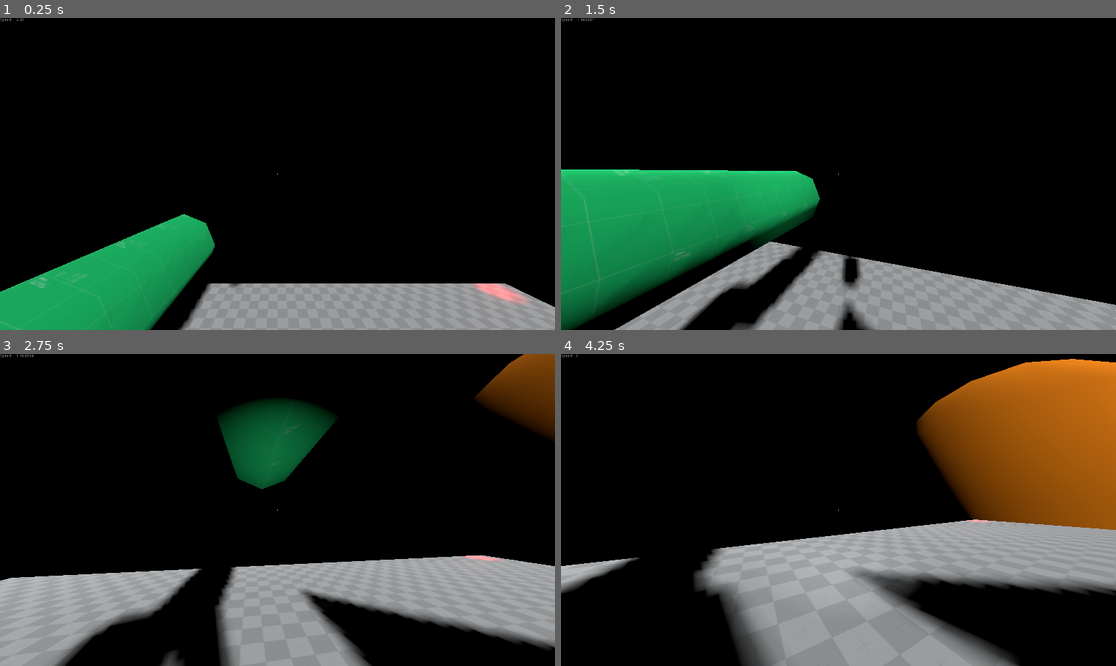
Above: before the commit, frames 1-4 (two rows, left to right).
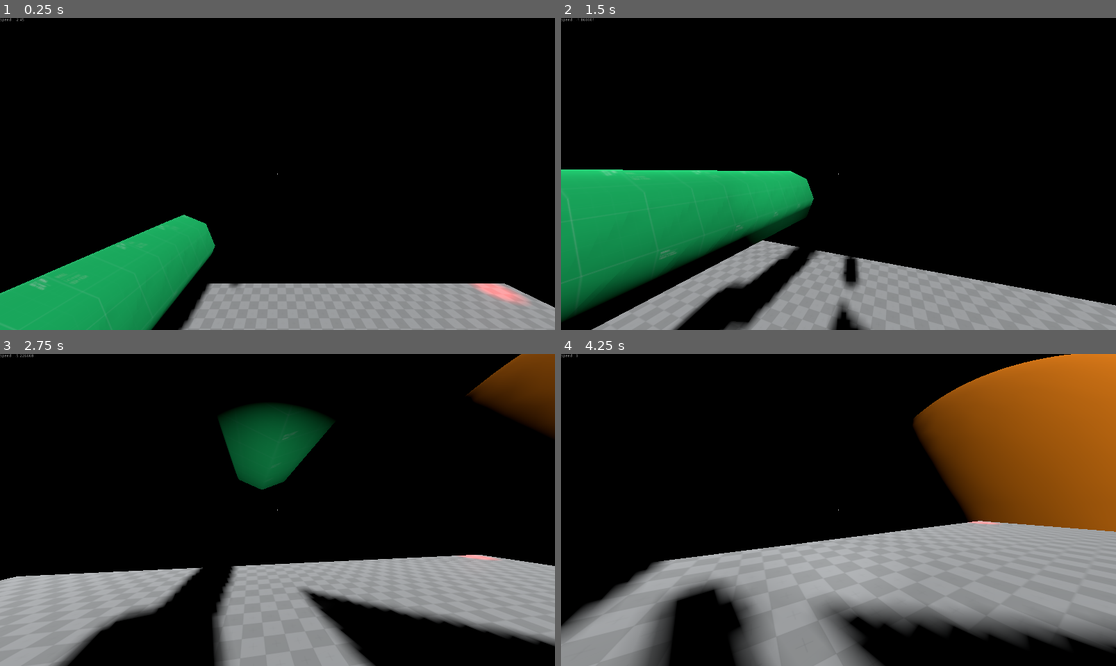
Above: after the commit, the same moments.

Repository: Telkan/Through-the-Heart-of-the-Giant
Game: Godot game, scene res://TestBench/Spatial.tscn
Two runs of this game, one before a commit and one after it. Both use one fixed random seed, a clock stepped at 60 frames per second and the inputs below.
Inputs (mouse positions are in pixels of both pictures, inside the frame that each line leads up to):
- Up to frame 1 (0.25 s): no input
- Up to frame 2 (1.5 s): move the mouse to (866, 174) at 0.52 s; press the mouse at (866, 174) at 0.53 s; tap Space (jump) at 0.77 s; tap D (d) at 0.8, 1.35 s; move the mouse to (810, 174) at 1.27 s; release the mouse at (810, 174) at 1.28 s
- Up to frame 3 (2.75 s): tap Space (jump) at 1.52 s; tap Q (q) at 1.55 s; move the mouse to (288, 503) at 2.02 s; hold Q (q) from 2.03 s (still down); tap S (s) at 2.3 s
- Up to frame 4 (4.25 s): move the mouse to (832, 516) at 2.77 s; release Q (q) at 2.78 s; tap S (s) at 2.85 s; tap Space (jump) at 3.02, 3.77 s; tap Z (z) at 3.05 s; move the mouse to (877, 513) at 3.52 s; hold Z (z) from 3.53 s (still down); click (877, 513) at 3.8 s

The runs differ from the first frame. In frame 1, 0.3% of the frame differs, in the area x 0-100%, y 62-100%; in frame 2, 5.5%; in frame 3, 2.9%; in frame 4, 21%, in the area x 0-100%, y 0-100%.

Commit message:
FUCK C PAS FACILE

Diff:
--- a/Player/FPS.gd
+++ b/Player/FPS.gd
@@ -2,7 +2,7 @@
 
 var speed = 7
 const ACCEL_DEFAULT = 20
-const ACCEL_AIR = 3
+const ACCEL_AIR = 10
 onready var accel = ACCEL_DEFAULT
 var gravity = 9.8
 var jump = 5
@@ -30,18 +30,8 @@
 		head.rotate_x(deg2rad(-event.relative.y * mouse_sense))
 		head.rotation.x = clamp(head.rotation.x, deg2rad(-89), deg2rad(89))
 
-func _process(delta):
-	#camera physics interpolation to reduce physics jitter on high refresh-rate monitors
-	if Engine.get_frames_per_second() > Engine.iterations_per_second:
-		camera.set_as_toplevel(true)
-		camera.global_transform.origin = camera.global_transform.origin.linear_interpolate(head.global_transform.origin, cam_accel * delta)
-		camera.rotation.y = rotation.y
-		camera.rotation.x = head.rotation.x
-	else:
-		camera.set_as_toplevel(false)
-		camera.global_transform = head.global_transform
+func _physics_process(delta):
 
-func _physics_process(delta):
 	#get keyboard input
 	direction = Vector3.ZERO
 	var h_rot = global_transform.basis.get_euler().y
@@ -70,9 +60,16 @@
 	#make it move
 	velocity = velocity.linear_interpolate(direction * speed, accel * delta)
 	movement = velocity + gravity_vec
-	movement += grapplingPull
-
+	#movement += grapplingPull
+	velocity += grapplingPull
 	if grapplingPull == Vector3.ZERO:
 		move_and_slide_with_snap(movement, snap, Vector3.UP)
+
 	else:
 		move_and_slide(movement, Vector3.UP)
+		gravity_vec = Vector3.ZERO
+
+	camera.set_as_toplevel(true)
+	camera.global_transform.origin = camera.global_transform.origin.linear_interpolate(head.global_transform.origin, cam_accel * delta)
+	camera.rotation.y = rotation.y
+	camera.rotation.x = head.rotation.x
--- a/Player/FPS.tscn
+++ b/Player/FPS.tscn
@@ -1,13 +1,19 @@
-[gd_scene load_steps=5 format=2]
+[gd_scene load_steps=7 format=2]
 
 [ext_resource path="res://Player/FPS.gd" type="Script" id=1]
 [ext_resource path="res://Player/GrappleCast.gd" type="Script" id=2]
+[ext_resource path="res://Ressource/kenney_prototype_textures/dark/texture_09.png" type="Texture" id=3]
 
 [sub_resource type="CapsuleShape" id=1]
 radius = 0.5
 
 [sub_resource type="CapsuleMesh" id=2]
 radius = 0.5
+
+[sub_resource type="SpatialMaterial" id=3]
+flags_world_triplanar = true
+albedo_texture = ExtResource( 3 )
+uv1_triplanar = true
 
 [node name="FPS" type="KinematicBody"]
 script = ExtResource( 1 )
@@ -36,3 +42,12 @@
 [node name="SpotLight" type="SpotLight" parent="Head"]
 spot_range = 6.3
 spot_angle = 35.9
+
+[node name="GrappleOrientation" type="Spatial" parent="Head"]
+transform = Transform( 1, 0, 0, 0, 1, 0, 0, 0, 1, 0, -0.747441, 0 )
+
+[node name="Grapple" type="CSGCylinder" parent="Head/GrappleOrientation"]
+transform = Transform( -4.37114e-08, 1, 0, -1, -4.37114e-08, 0, 0, 0, 1, 0, 0, 0 )
+radius = 0.1
+sides = 12
+material = SubResource( 3 )
--- a/Player/GrappleCast.gd
+++ b/Player/GrappleCast.gd
@@ -1,30 +1,41 @@
 extends RayCast
 onready var player = get_parent().get_parent()
-
+onready var grappleOrient = get_parent().find_node("GrappleOrientation")
+onready var grapple = grappleOrient.find_node("Grapple")
 # Declare member variables here. Examples:
 # var a = 2
 # var b = "text"
 var grapplingTarget = Vector3.INF
-var grapplingSpeed = 10
+var grapplingSpeed = 5
 # Called when the node enters the scene tree for the first time.
 func _ready():
 	pass # Replace with function body.
 
 func _process(_delta):
 	if(Input.is_action_just_pressed("GrapG")):
+		grapple.set_visible(true)
 		if(is_colliding()):
 			grapplingTarget = get_collision_point()
 	if(Input.is_action_pressed("GrapG")):
-		grapplingSpeed += 50 *_delta
+		grapplingSpeed += 1 *_delta
 	if(Input.is_action_just_released("GrapG")):
+		grapple.set_visible(false)
 		grapplingTarget = Vector3.INF
-		grapplingSpeed = 10
+		grapplingSpeed = 5
 
 	pass # Replace with function body.
+
+func drawGrapple():
+	grappleOrient.look_at(grapplingTarget,Vector3.UP)
+	var length = grapplingTarget.distance_squared_to(player.global_transform.origin)
+	grapple.height = length
+	grapple.translation.z = length/2
 
 
 func calcGrappling() -> Vector3:
 	if grapplingTarget == Vector3.INF:
 		return Vector3.ZERO
+	drawGrapple()
+
 	var direction : Vector3 = (grapplingTarget - player.global_transform.origin).normalized()
 	return direction * grapplingSpeed
--- a/TestBench/Spatial.tscn
+++ b/TestBench/Spatial.tscn
@@ -28,14 +28,15 @@
 albedo_texture = ExtResource( 5 )
 uv1_triplanar = true
 
-[sub_resource type="Curve3D" id=7]
+[sub_resource type="Curve3D" id=6]
 bake_interval = 450.56
 _data = {
 "points": PoolVector3Array( 0, 0, 0, 0, 0, 0, 187168, 7.09375, -441.49, 0, 0, 0, 0, 0, 0, 187366, 76, -88846, 0, 0, 0,  …(1834 unchanged characters)…
 "tilts": PoolRealArray( 0, 0, 0, 0, 0, 0, 0, 0, 0, 0, 0, 0, 0, 0, 0, 0, 0, 0, 0, 0, 0, 0, 0, 0, 0, 0, 0, 0, 0, 0, 0, 0, 0, 0, 0, 0, 0, 0, 0, 0, 0, 0, 0 )
 }
+up_vector_enabled = false
 
-[sub_resource type="SpatialMaterial" id=6]
+[sub_resource type="SpatialMaterial" id=7]
 flags_world_triplanar = true
 albedo_texture = ExtResource( 2 )
 uv1_scale = Vector3( 1000, 1000, 1000 )
@@ -123,7 +124,7 @@
 polygon = PoolVector2Array( 960, 539, 959, 540, 960, 541, 961, 540 )
 
 [node name="Path" type="Path" parent="."]
-curve = SubResource( 7 )
+curve = SubResource( 6 )
 
 [node name="PathFollow" type="PathFollow" parent="Path"]
 transform = Transform( 0.981354, -0.000153502, 0.192208, 0.000152048, 1, 2.23107e-05, -0.192207, 7.32957e-06, 0.981354, 187168, 7.09375, -441.49 )
@@ -132,7 +133,9 @@
 [node name="CSGSphere" type="CSGSphere" parent="Path/PathFollow"]
 transform = Transform( 1000, 3.49246e-10, -1.52588e-05, -1.26893e-08, 1000, 4.65661e-09, 0, -3.72529e-09, 1000, 0, 0, 0 )
 radius = 100.0
-material = SubResource( 6 )
+radial_segments = 82
+rings = 40
+material = SubResource( 7 )
 
 [node name="WorldEnvironment" type="WorldEnvironment" parent="."]
 environment = SubResource( 8 )
